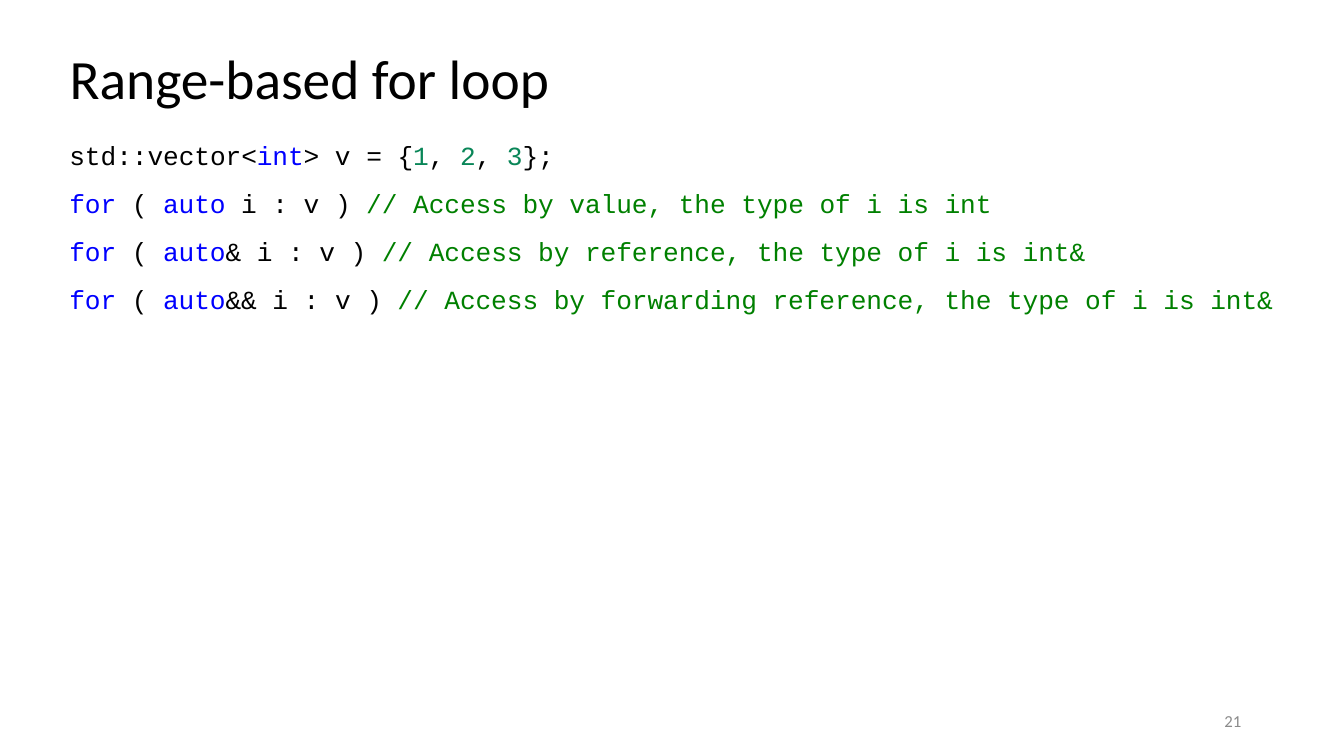
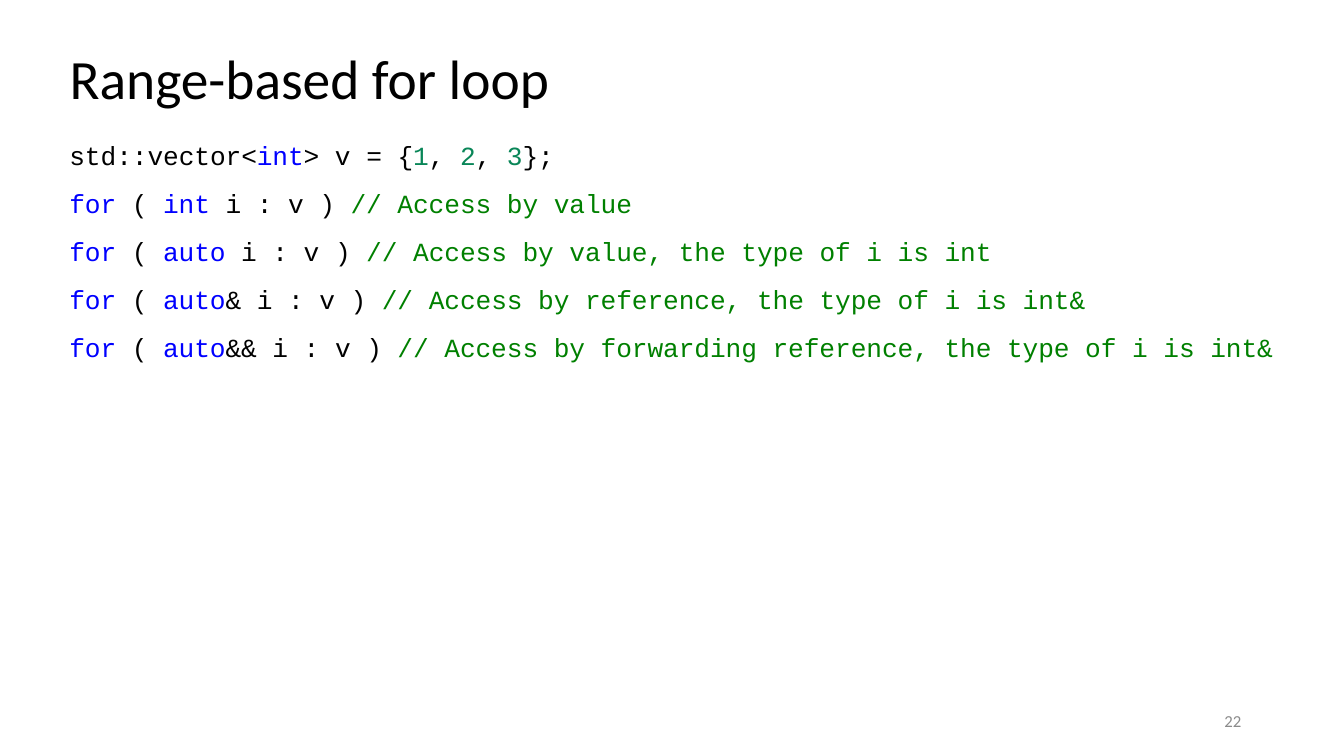
Before and after one commit to rarutyun/cpp-courses, a slide deck: slide 22 of 08_iterators/08_iterators.pptx (slide 21 before the commit). Drawn at 1344x756 pixels with LibreOffice and Linux fonts; fonts in the diff are those of the drawing. Boxes give left, top, right and bottom in pixels: in the first picture for what was removed or moved away, otherwise in the second. Text is boxed around its words. In the diff, an @@ line names an element or a change of style, - is before the commit and + after.

```diff
--- a/08_iterators/08_iterators.pptx
+++ b/08_iterators/08_iterators.pptx
@@ text at [69,195,632,219]: paragraph added @@
+for ( int i : v ) // Access by value
@@ page number at [1224,716,1241,727]: text changed @@
-21
+22
```
Also in this commit, not shown: 9 other slides changed, 1 slide added.
